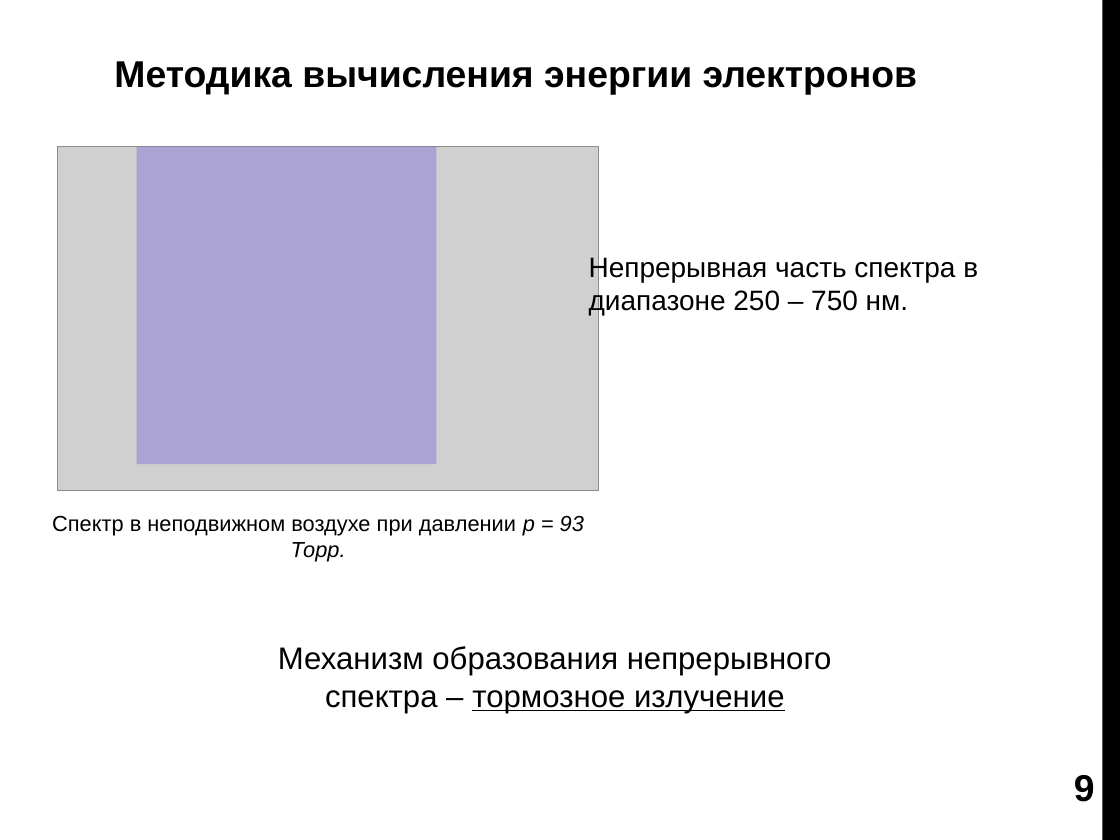
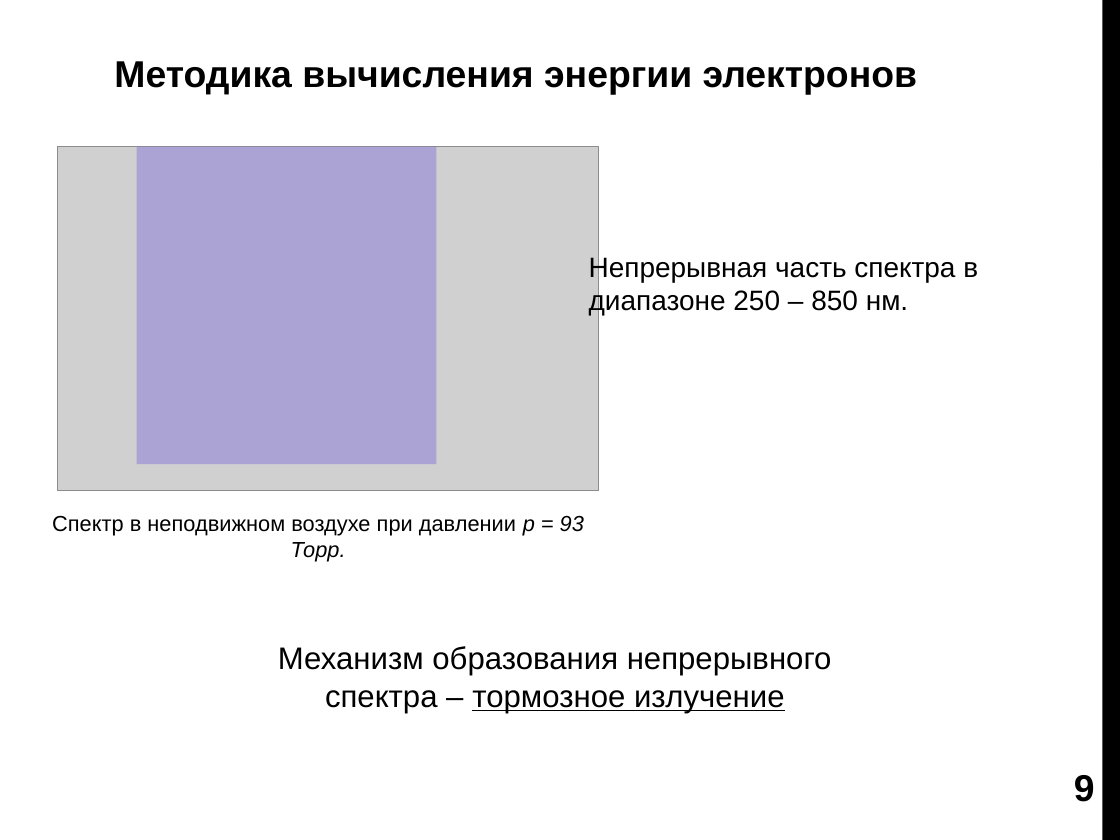
Before and after one commit to ulanich/msu, a slide deck: slide 9 of 1_doklad_Ulanov.pptx. Drawn at 1120x840 pixels with LibreOffice and Linux fonts; fonts in the diff are those of the drawing; grey boxes stand for pictures. Boxes give left, top, right and bottom in pixels: in the first picture for what was removed or moved away, otherwise in the second. Text is boxed around its words. In the diff, an @@ line names an element or a change of style, - is before the commit and + after.

```diff
--- a/1_doklad_Ulanov.pptx
+++ b/1_doklad_Ulanov.pptx
@@ text at <box>589,255,978,315</box>: text changed @@
-Непрерывная часть спектра в диапазоне 250 – 750 нм.
+Непрерывная часть спектра в диапазоне 250 – 850 нм.
```
Also in this commit, not shown: 2 other slides changed.
